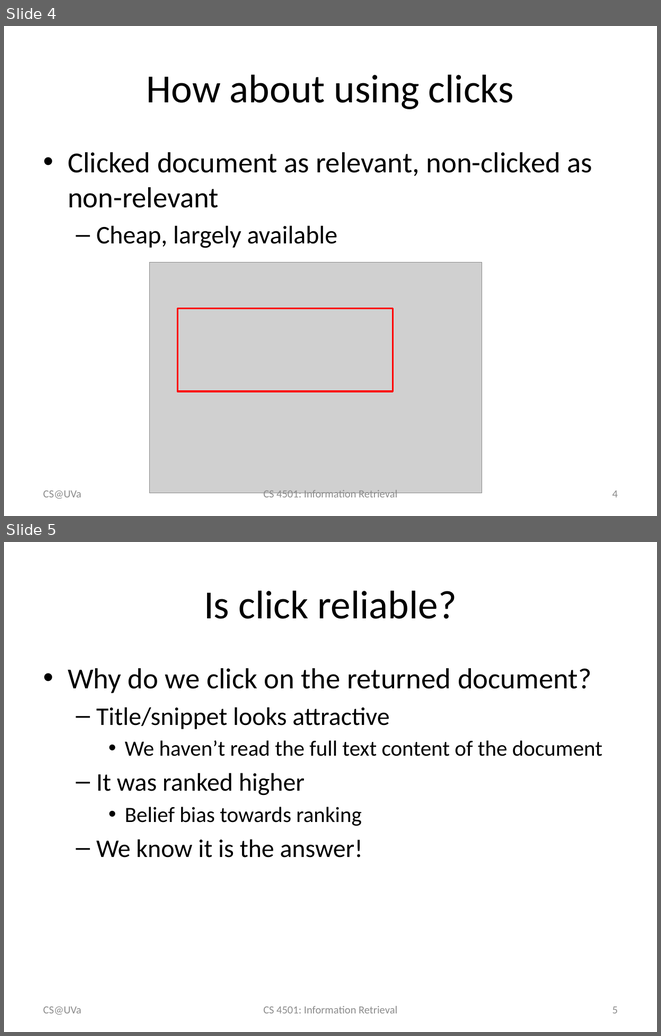
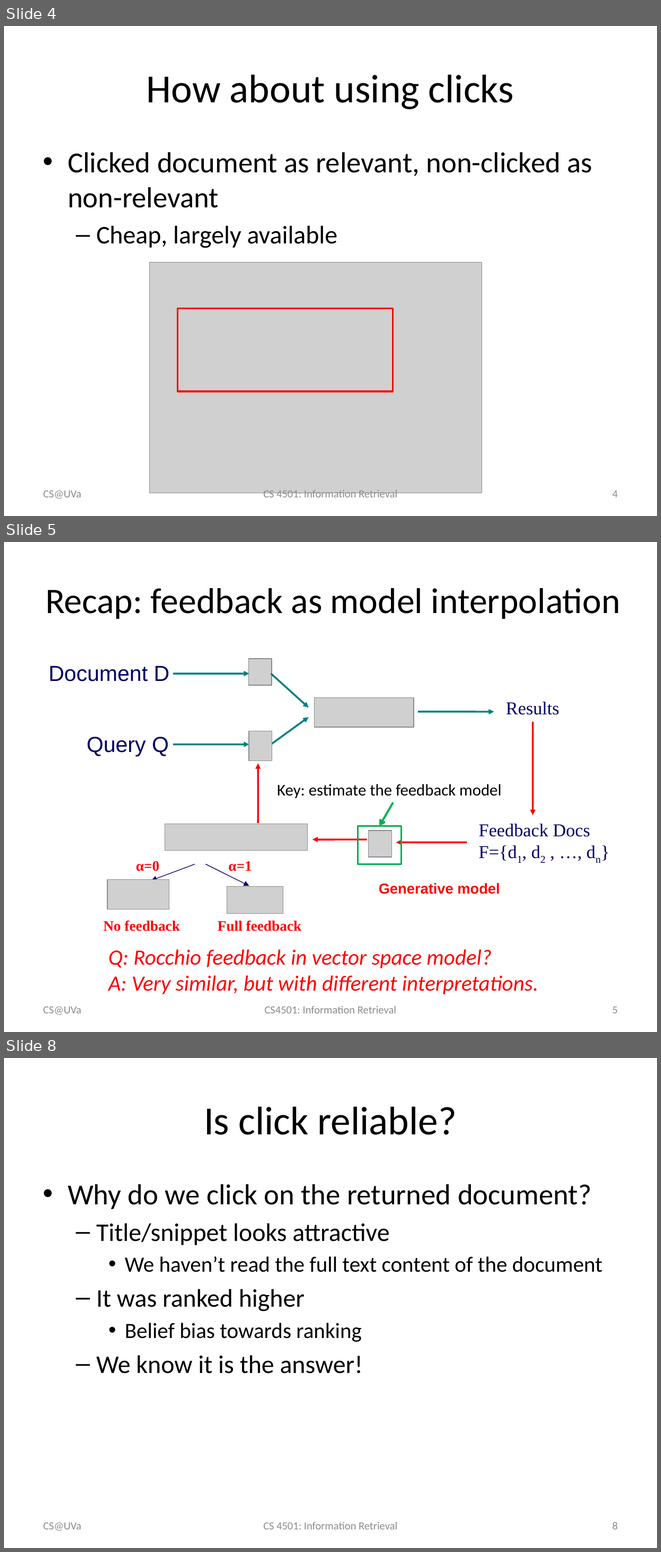
Before and after one commit to wang296/IR2015, a slide deck: docs/Implicit User Feedback.pptx. Shown one above the other, each under a label of ours: slides 4 and 5 before the commit, slides 4, 5 and 8 after it; the slides between them are not shown. The pictures are 661x1036 and 661x1552 pixels, drawn with LibreOffice and Linux fonts; fonts in the diff are those of the drawing; grey boxes stand for pictures. Boxes give left, top, right and bottom in pixels: in the first picture for what was removed or moved away, otherwise in the second. Text is boxed around its words. In the diff, an @@ line names an element or a change of style, - is before the commit and + after.

```diff
--- a/docs/Implicit User Feedback.pptx
+++ b/docs/Implicit User Feedback.pptx
@@ slide 5 added at [4, 542, 657, 1032], background #FFFFFF @@
@@ title added at [45, 588, 620, 619], 39.6 pt, text #000000 @@
+Recap: feedback as model interpolation
@@ text added at [49, 665, 170, 681], 24 pt, text #000066 @@
+Document D
@@ picture added at [248, 659, 271, 685] @@
@@ arrow added from (173, 673) to (249, 673), #008080 2 pt @@
@@ arrow added from (271, 673) to (308, 707), #008080 2 pt @@
@@ picture added at [314, 697, 414, 727] @@
@@ arrow added from (418, 712) to (494, 712), #008080 2 pt @@
@@ text added at [506, 702, 559, 715], 20 pt, text #000066 @@
+Results
@@ picture added at [249, 731, 272, 760] @@
@@ arrow added from (271, 744) to (308, 717), #008080 2 pt @@
@@ arrow added from (533, 722) to (533, 815), #FF0000 2 pt @@
@@ text added at [87, 737, 169, 756], 24 pt, text #000066 @@
+Query Q
@@ arrow added from (173, 744) to (249, 744), #008080 2 pt @@
@@ arrow added from (258, 823) to (258, 764), #FF0000 2 pt @@
@@ text added at [277, 784, 501, 798], 18 pt, text #000000 @@
+Key: estimate the feedback model
@@ arrow added from (393, 803) to (379, 826), #00B050 2.25 pt @@
@@ picture added at [165, 823, 308, 850] @@
@@ rectangle added at [358, 826, 402, 864], outline #00B050 1.5 pt @@
@@ text added at [479, 823, 590, 861], 20 pt, text #000066 @@
+Feedback Docs
+F={d1, d2 , …, dn}
@@ arrow added from (367, 839) to (312, 839), #FF0000 2 pt @@
@@ picture added at [368, 831, 391, 857] @@
@@ arrow added from (467, 843) to (396, 843), #FF0000 2 pt @@
@@ group added at [103, 861, 302, 931]: 4 texts, 2 arrows, 2 pictures @@
+α=0
+No feedback
+α=1
+Full feedback
@@ text added at [379, 883, 500, 894], 16 pt, text #FF0000, bold @@
+Generative model
@@ text added at [108, 949, 538, 994], 24 pt, text #FF0000, italic @@
+Q: Rocchio feedback in vector space model?
+A: Very similar, but with different interpretations.
@@ text added at [43, 1006, 81, 1014], 12 pt, text #8C8C8C @@
+CS@UVa
@@ text added at [265, 1006, 396, 1013], 12 pt, text #8C8C8C @@
+CS4501: Information Retrieval
@@ page number added at [612, 1006, 618, 1013], 12 pt, text #8C8C8C @@
+5
@@ what was slide 5 is now slide 8 @@
@@ page number at [612, 1522, 618, 1529]: text changed @@
-5
+8
```
Also in this commit, not shown: 1 slide changed, 7 other slides added, 5 other files.
